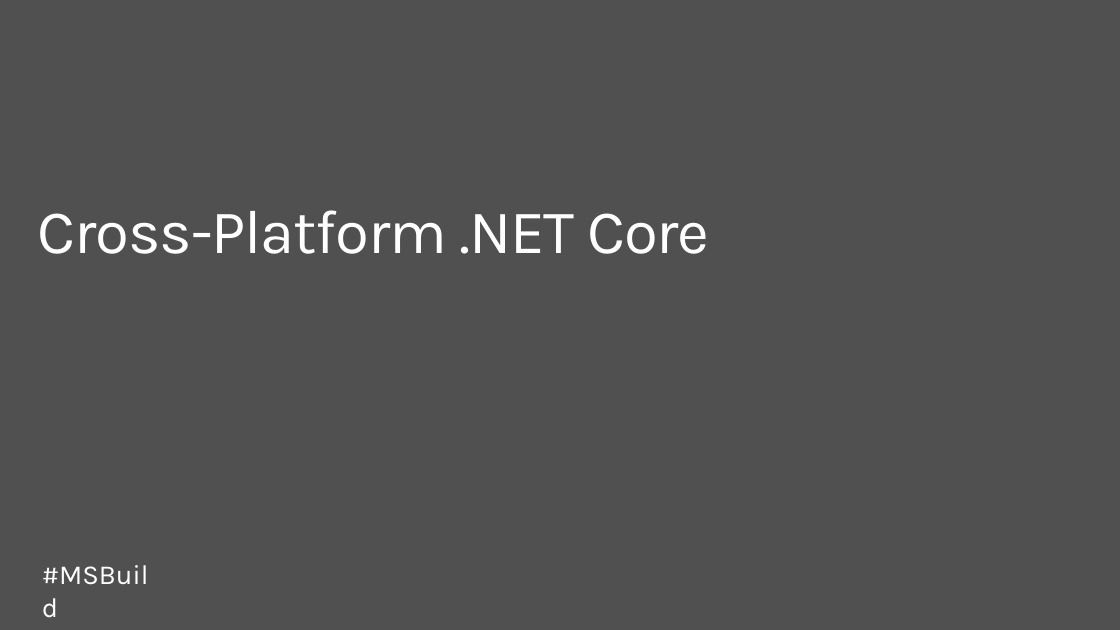
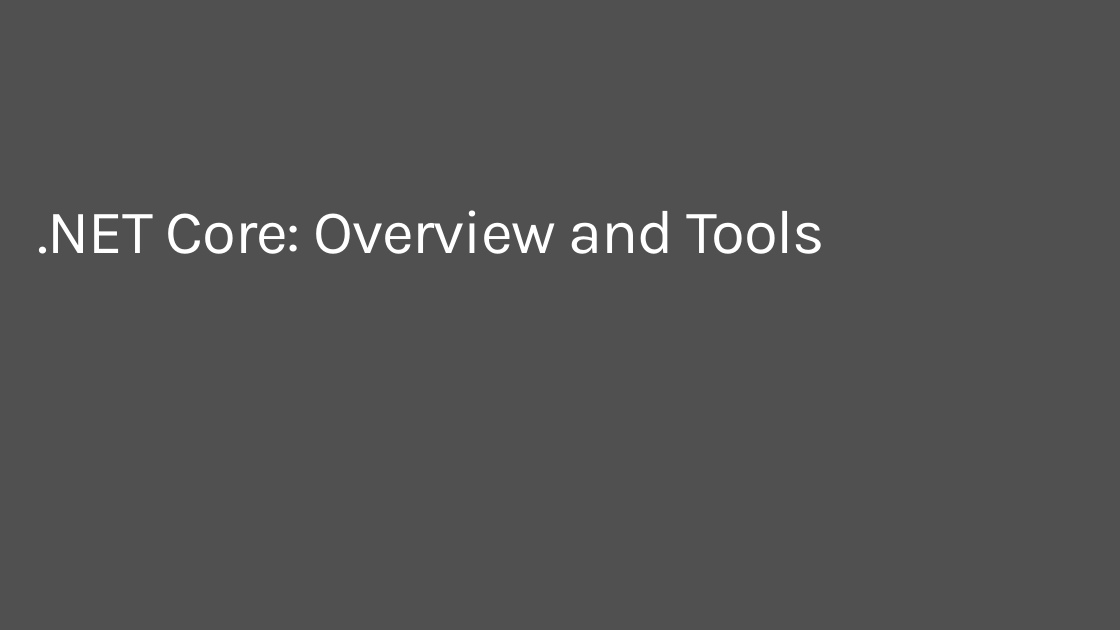
Before and after one commit to dotnet-presentations/dotnetcore-workshop, a slide deck: slide 1 of 1-Overview-Tools-Acquisition/netcore-workshop-overview-tools.pptx. Drawn at 1120x630 pixels with LibreOffice and Linux fonts; fonts in the diff are those of the drawing; background and template pictures are left out. Boxes give left, top, right and bottom in pixels: in the first picture for what was removed or moved away, otherwise in the second. Text is boxed around its words. In the diff, an @@ line names an element or a change of style, - is before the commit and + after.

```diff
--- a/1-Overview-Tools-Acquisition/netcore-workshop-overview-tools.pptx
+++ b/1-Overview-Tools-Acquisition/netcore-workshop-overview-tools.pptx
@@ title at (x1=38, y1=210, x2=826, y2=254): text changed @@
-Cross-Platform .NET Core
+.NET Core: Overview and Tools
@@ text removed at (x1=26, y1=544, x2=173, y2=604) @@
-#MSBuild
```
Also in this commit, not shown: 19 other slides changed, 3 slides added, 5 slides removed.
